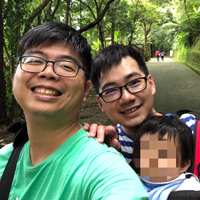
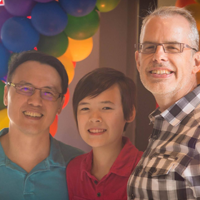
Two versions of the same layered image (200×200). Layer-by-layer changes:
added layer "圖層 6" above "圖層 5" over [0, 0, 200, 200]
